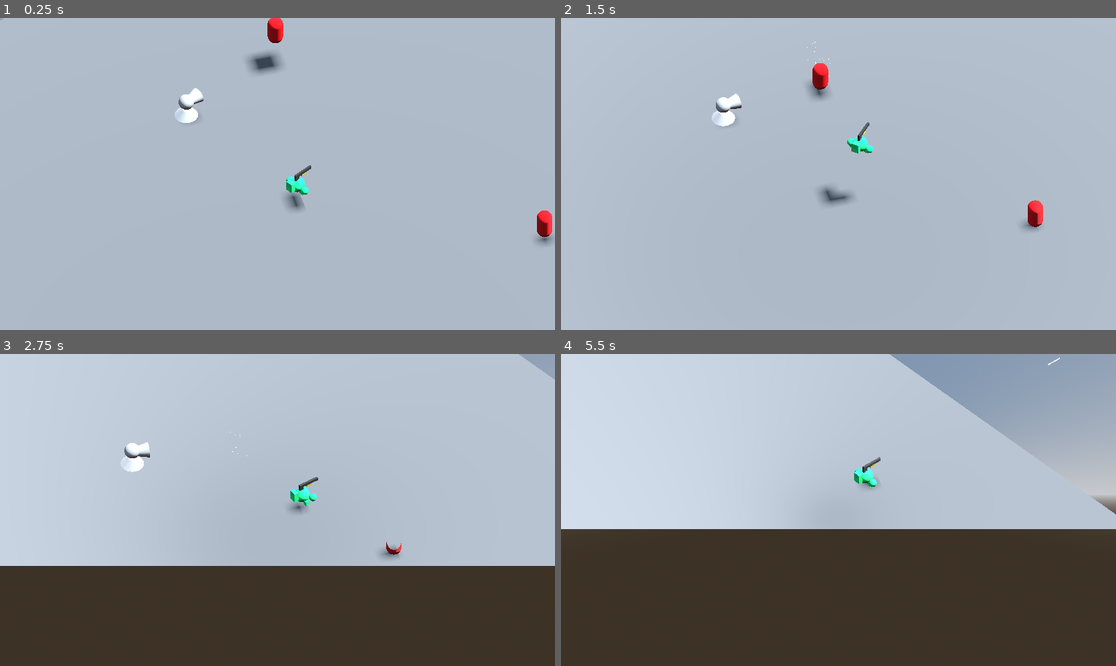
Above: before the commit, frames 1-4 (two rows, left to right).
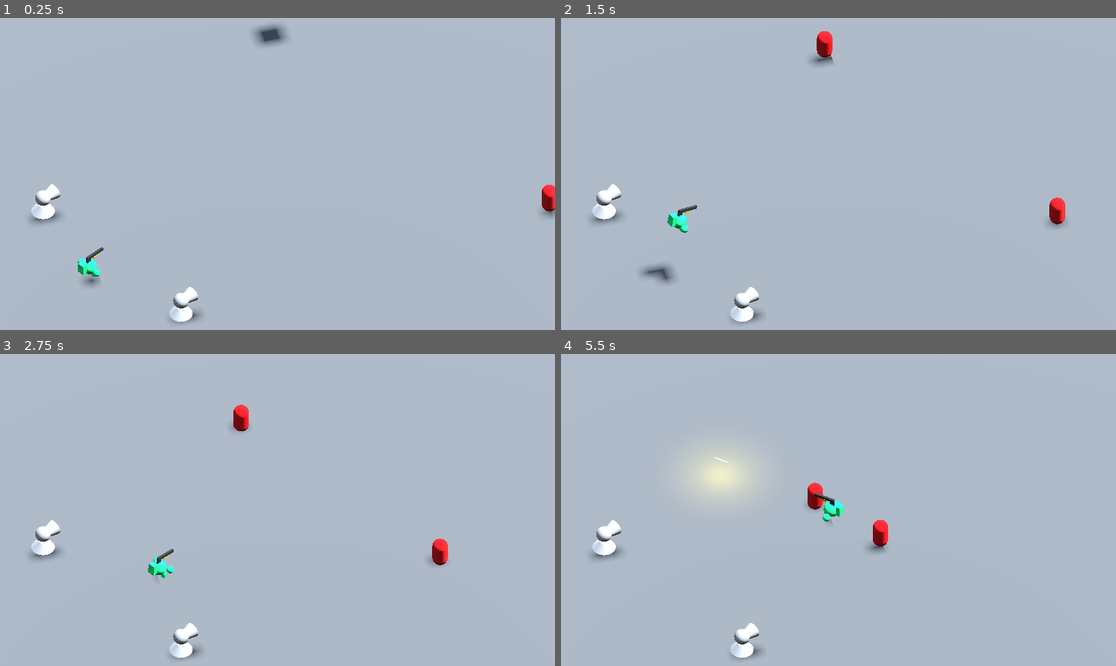
Above: after the commit, the same moments.

Repository: warrenscipio/last-stand-game-jam
Game: Godot game, scene res://world.tscn
Same seed, same stepped clock (60 frames per second), same inputs: the game is played once before the commit and once after it. This scene is started directly instead of the project's main scene.
Inputs (mouse positions are in pixels of both pictures, inside the frame that each line leads up to):
- Up to frame 1 (0.25 s): no input
- Up to frame 2 (1.5 s): tap Enter (ui_accept) at 0.5, 0.77 s; move the mouse to (866, 174) at 0.52 s; hold Right mouse button (aim) 0.53-1.28 s; hold W (move_up) from 0.53 s (still down); move the mouse to (810, 174) at 1.27 s; right-click (810, 174) at 1.35 s
- Up to frame 3 (2.75 s): keep holding W (move_up); tap Enter (ui_accept) at 1.52 s; move the mouse to (288, 503) at 2.02 s; hold Right mouse button (aim) from 2.03 s (still down); tap F (atk) at 2.1 s
- Up to frame 4 (5.5 s): keep holding W (move_up); move the mouse to (832, 516) at 2.77 s; release Right mouse button (aim) at 2.78 s; tap E (interact) at 2.85 s; tap Enter (ui_accept) at 3.02, 3.77, 4.52 s; right-click (832, 516) at 3.05 s; move the mouse to (877, 513) at 3.52 s; hold Right mouse button (aim) 3.53-4.28 s; tap T (pickup) at 3.6 s; move the mouse to (794, 506) at 4.27 s; tap Shift (run) at 4.35 s; right-click (794, 506) at 4.55 s; move the mouse to (844, 510) at 5.02 s; hold Right mouse button (aim) from 5.03 s (still down); click (844, 510) at 5.1 s

The runs differ from the first frame. In frame 1, 3.1% of the frame differs, in the area x 0-100%, y 0-98%; in frame 2, 3.3%; in frame 3, 35%; in frame 4, 68%, in the area x 0-100%, y 0-100%.

Commit message:
the player now looks at the mouse for the most part

Diff:
--- a/Scenes/basicEnvironment.tscn
+++ b/Scenes/basicEnvironment.tscn
@@ -52,4 +52,3 @@
 
 [node name="Throwable" parent="." instance=ExtResource("4_gtp3n")]
 transform = Transform3D(1, 0, 0, 0, 1, 0, 0, 0, 1, 0, 4.21475, -9.87451)
-maxPickupDistance = 10
--- a/Scenes/bullet.tscn
+++ b/Scenes/bullet.tscn
@@ -15,22 +15,9 @@
 emission = Color(1, 1, 0.290196, 1)
 emission_energy_multiplier = 12.0
 
-[sub_resource type="StandardMaterial3D" id="StandardMaterial3D_enn1j"]
-albedo_color = Color(0.988235, 0.854902, 0.243137, 1)
-emission_enabled = true
-emission = Color(0.952941, 0.858824, 0.239216, 1)
-emission_energy_multiplier = 8.0
-
-[sub_resource type="ParticleProcessMaterial" id="ParticleProcessMaterial_vrong"]
-direction = Vector3(0, 0, 1)
-initial_velocity_min = 3.0
-initial_velocity_max = 5.0
-
-[sub_resource type="BoxMesh" id="BoxMesh_axwjj"]
-size = Vector3(0.04, 0.04, 0.04)
-
 [node name="bullet" type="Node3D"]
 script = ExtResource("1_trqwm")
+speed = 20
 
 [node name="MeshInstance3D" type="MeshInstance3D" parent="."]
 mesh = SubResource("BoxMesh_jtdls")
@@ -42,16 +29,6 @@
 [node name="RayCast3D" type="RayCast3D" parent="."]
 target_position = Vector3(0, 0, -1)
 
-[node name="GPUParticles3D" type="GPUParticles3D" parent="."]
-transform = Transform3D(1, 0, 0, 0, 1, 0, 0, 0, 1, 0, 0, -0.580792)
-material_override = SubResource("StandardMaterial3D_enn1j")
-emitting = false
-amount = 20
-one_shot = true
-explosiveness = 1.0
-process_material = SubResource("ParticleProcessMaterial_vrong")
-draw_pass_1 = SubResource("BoxMesh_axwjj")
-
 [node name="Timer" type="Timer" parent="."]
 wait_time = 10.0
 one_shot = true
--- a/Scenes/enemy.tscn
+++ b/Scenes/enemy.tscn
@@ -9,6 +9,21 @@
 material = SubResource("StandardMaterial3D_xmb83")
 
 [sub_resource type="CapsuleShape3D" id="CapsuleShape3D_gmego"]
+
+[sub_resource type="StandardMaterial3D" id="StandardMaterial3D_ra7ic"]
+albedo_color = Color(0.886275, 0.239216, 0.254902, 1)
+emission_enabled = true
+emission = Color(0.952941, 0.329412, 0.239216, 1)
+emission_energy_multiplier = 0.0
+
+[sub_resource type="ParticleProcessMaterial" id="ParticleProcessMaterial_v8ef4"]
+direction = Vector3(0, 0, 0)
+spread = 90.0
+initial_velocity_min = 3.0
+initial_velocity_max = 5.0
+
+[sub_resource type="BoxMesh" id="BoxMesh_cdhe1"]
+size = Vector3(0.2, 0.2, 0.2)
 
 [node name="enemy" type="CharacterBody3D" groups=["enemy"]]
 collision_layer = 3
@@ -22,3 +37,13 @@
 
 [node name="CollisionShape3D" type="CollisionShape3D" parent="."]
 shape = SubResource("CapsuleShape3D_gmego")
+
+[node name="GPUParticles3D" type="GPUParticles3D" parent="."]
+transform = Transform3D(1, 0, 0, 0, 1, 0, 0, 0, 1, 0, 0, -0.580792)
+material_override = SubResource("StandardMaterial3D_ra7ic")
+emitting = false
+amount = 20
+one_shot = true
+explosiveness = 0.4
+process_material = SubResource("ParticleProcessMaterial_v8ef4")
+draw_pass_1 = SubResource("BoxMesh_cdhe1")
--- a/Scripts/bullet.gd
+++ b/Scripts/bullet.gd
@@ -1,10 +1,9 @@
 extends Node3D
 
-const SPEED = 40
+@export var speed = 40
 
 @onready var mesh_instance_3d = $MeshInstance3D
 @onready var ray_cast_3d = $RayCast3D
-@onready var gpu_particles_3d = $GPUParticles3D
 
 # Called when the node enters the scene tree for the first time.
 func _ready():
@@ -13,13 +12,10 @@
 
 # Called every frame. 'delta' is the elapsed time since the previous frame.
 func _process(delta):
-	position += transform.basis * Vector3(0,0, -SPEED) * delta
+	position += transform.basis * Vector3(0,0, -speed) * delta
 	if ray_cast_3d.is_colliding():
 		mesh_instance_3d.visible = false
-		gpu_particles_3d.emitting = true
 		ray_cast_3d.enabled = false
-		print(ray_cast_3d.get_collider())
-		print(ray_cast_3d.get_collider().is_in_group("enemy"))
 		if ray_cast_3d.get_collider().is_in_group("enemy"):
 			print("hit called")
 			ray_cast_3d.get_collider().hit()
--- a/Scripts/enemy.gd
+++ b/Scripts/enemy.gd
@@ -7,6 +7,7 @@
 
 @export var player_path := "/root/world/NavigationRegion3D/player"
 @onready var navigation_agent_3d = $NavigationAgent3D
+@onready var gpu_particles_3d = $GPUParticles3D
 
 
 # Called when the node enters the scene tree for the first time.
@@ -27,5 +28,7 @@
 
 func hit():
 	health -= 1
+	gpu_particles_3d.emitting = true
 	if health <=0:
+
 		queue_free()
--- a/Scripts/player.gd
+++ b/Scripts/player.gd
@@ -12,8 +12,10 @@
 @onready var animation_player = $visuals/AnimationPlayer
 @onready var gun_animation = $visuals/gun/AnimationPlayer
 @onready var gun_barrel = $visuals/gun/RayCast3D
-@onready var player_cam = $camera_mount/Camera3D
+@onready var world_cam = $"../../Camera3D"
 @onready var collisionShape = $CollisionShape3D
+@export var z_depth = 30
+@onready var ray_cast_3d = $"../../Camera3D/RayCast3D"
 
 var SPEED = 5
 const JUMP_VELOCITY = 8
@@ -35,17 +37,16 @@
 
 func _ready():
 	#good to turn off for debugging
-	Input.mouse_mode = Input.MOUSE_MODE_CAPTURED
+	#Input.mouse_mode = Input.MOUSE_MODE_CAPTURED
+	pass
 
 func _input(event):
 	if event is InputEventMouseMotion:
-		rotate_y(deg_to_rad(-event.relative.x * sens_horiz))
-
-		camera_mount.rotate_x(deg_to_rad(-event.relative.y * sens_vert))
-		if !is_aiming:
-
-			visuals.rotate_y(deg_to_rad(event.relative.x * sens_horiz))
-		#grab mouse data for this frame for other functions
+		#this almost works
+		ray_cast_3d.global_position = world_cam.project_position(get_viewport().get_mouse_position(),0)
+		RayCast3D
+		print(ray_cast_3d.global_position)
+		look_at(ray_cast_3d.get_collision_point())
 		current_mouse_pos = event
 
 
@@ -114,8 +115,8 @@
 				if animation_player.current_animation != "walking":
 					animation_player.play("walking")
 
-			if !is_aiming:
-				visuals.look_at(position + direction)
+
+			visuals.look_at(position + direction)
 
 			velocity.x = direction.x * SPEED
 			velocity.z = direction.z * SPEED
--- a/project.godot
+++ b/project.godot
@@ -17,8 +17,9 @@
 
 [display]
 
-window/size/viewport_width=1920
-window/size/viewport_height=1080
+window/size/initial_position_type=2
+mouse_cursor/custom_image="res://Images/sight32.png"
+mouse_cursor/custom_image_hotspot=Vector2(2, 2)
 
 [input]
 
--- a/world.tscn
+++ b/world.tscn
@@ -3,7 +3,7 @@
 [ext_resource type="PackedScene" uid="uid://c6vk43xiu5l88" path="res://Scenes/player.tscn" id="1_y05gr"]
 [ext_resource type="PackedScene" uid="uid://duylb1jtojuxe" path="res://Scenes/enemy.tscn" id="2_3nkjv"]
 [ext_resource type="PackedScene" uid="uid://d1lcav6kfiqu6" path="res://Scenes/turret.tscn" id="3_ynx2s"]
-[ext_resource type="Script" path="res://Scripts/orthogonal_follow_cam.gd" id="4_10ly4"]
+[ext_resource type="PackedScene" uid="uid://ciwybxy7nkc7y" path="res://Scenes/burger_stand.tscn" id="4_1a5fb"]
 
 [sub_resource type="ProceduralSkyMaterial" id="ProceduralSkyMaterial_wcus1"]
 sky_horizon_color = Color(0.64625, 0.65575, 0.67075, 1)
@@ -37,7 +37,7 @@
 navigation_mesh = SubResource("NavigationMesh_udd5e")
 
 [node name="player" parent="NavigationRegion3D" instance=ExtResource("1_y05gr")]
-transform = Transform3D(1, 0, 0, 0, 1, 0, 0, 0, 1, 0, 1.31294, 0)
+transform = Transform3D(1, 0, 0, 0, 1, 0, 0, 0, 1, -2.67789, 1.31294, 16.7301)
 
 [node name="enemy2" parent="NavigationRegion3D" instance=ExtResource("2_3nkjv")]
 transform = Transform3D(1, 0, 0, 0, 1, 0, 0, 0, 1, 13.073, 2.16818, -8.67214)
@@ -45,8 +45,11 @@
 [node name="enemy" parent="NavigationRegion3D" instance=ExtResource("2_3nkjv")]
 transform = Transform3D(1, 0, 0, 0, 1, 0, 0, 0, 1, -10, 4, -8)
 
+[node name="turret2" parent="NavigationRegion3D" instance=ExtResource("3_ynx2s")]
+transform = Transform3D(1, 0, 0, 0, 1, 0, 0, 0, 1, -8.79737, 1.56019, 14.792)
+
 [node name="turret" parent="NavigationRegion3D" instance=ExtResource("3_ynx2s")]
-transform = Transform3D(1, 0, 0, 0, 1, 0, 0, 0, 1, -10.0768, 1.40917, 0)
+transform = Transform3D(1, 0, 0, 0, 1, 0, 0, 0, 1, 3.9232, 1.40917, 15)
 
 [node name="floor" type="CSGBox3D" parent="NavigationRegion3D"]
 use_collision = true
@@ -54,7 +57,14 @@
 material = SubResource("StandardMaterial3D_e1gli")
 
 [node name="Camera3D" type="Camera3D" parent="."]
-transform = Transform3D(0.707107, -0.5, 0.5, 0, 0.707107, 0.707107, -0.707107, -0.5, 0.5, 14.7958, 25.9925, 17.125)
+transform = Transform3D(0.707107, -0.5, 0.5, 0, 0.707107, 0.707107, -0.707107, -0.5, 0.5, 14.7958, 22.9925, 17.125)
 projection = 1
 size = 20.0
-script = ExtResource("4_10ly4")
+
+[node name="RayCast3D" type="RayCast3D" parent="Camera3D"]
+transform = Transform3D(1, 0, 0, 0, 1, 0, 0, -2.98023e-08, 1, 0, 0, 0)
+target_position = Vector3(0, 0, -40)
+debug_shape_custom_color = Color(0, 0, 0.466667, 1)
+
+[node name="burgerStand" parent="." instance=ExtResource("4_1a5fb")]
+transform = Transform3D(1, 0, 0, 0, 1, 0, 0, 0, 1, -2.21555, 1.92225, 16.9571)
Not shown: 1 places in Scenes/bullet.tscn that only renumber resources
Not shown: 1 places in Scenes/enemy.tscn that only renumber resources
